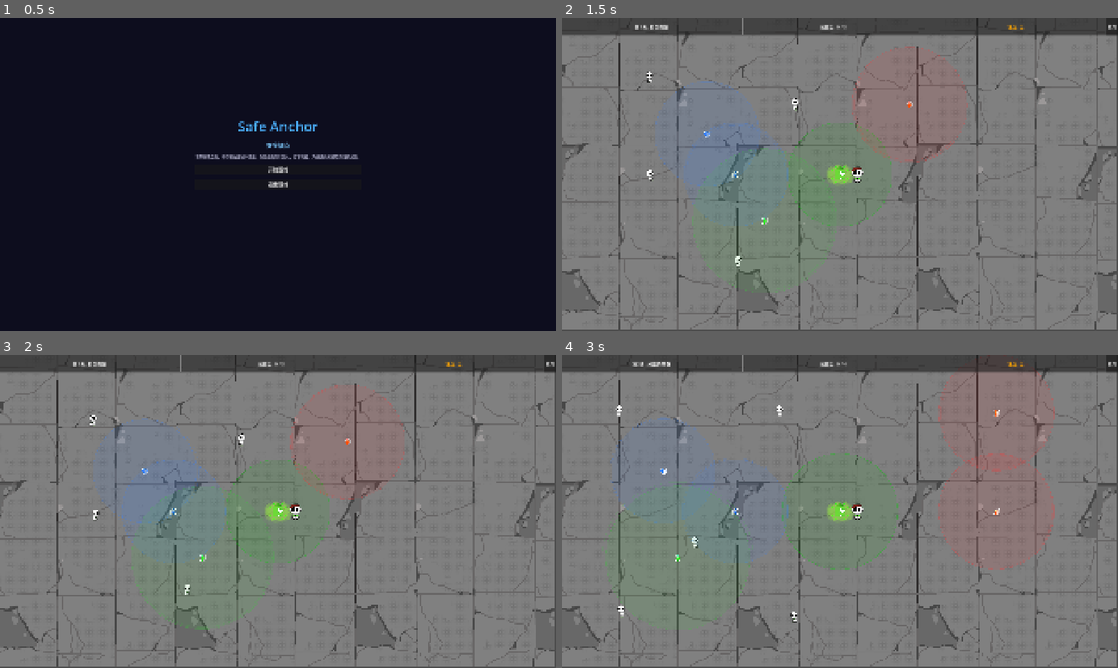
Above: before the commit, frames 1-4 (two rows, left to right).
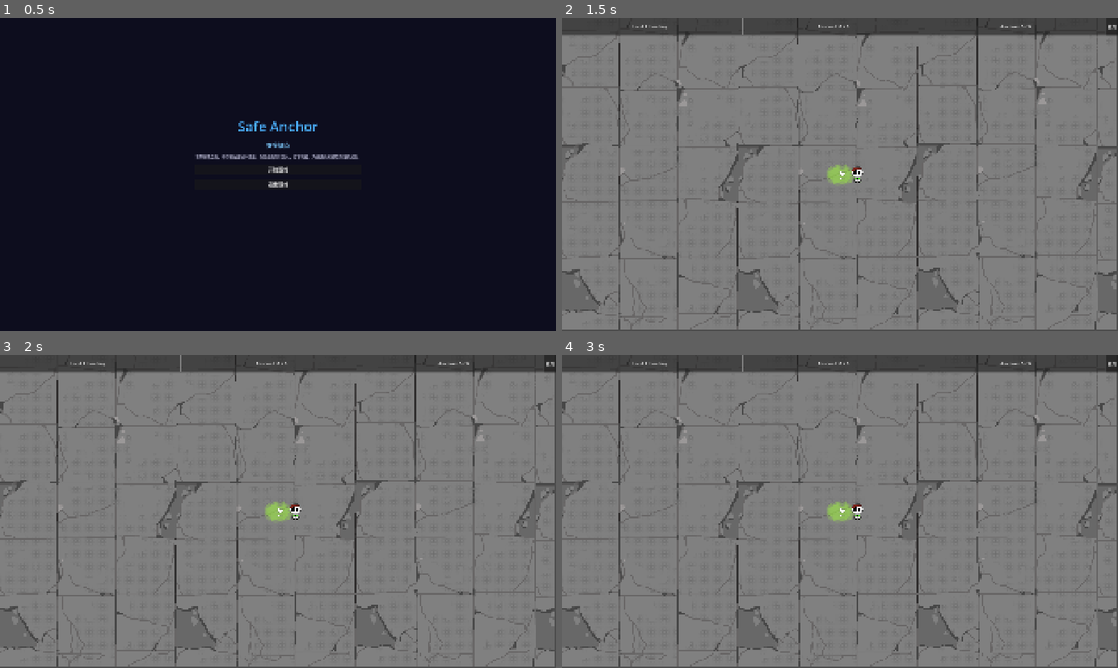
Above: after the commit, the same moments.

Repository: kunk70352-png/Safe-Anchor
Game: Godot game, scene res://src/main/main.tscn
Two runs of this game, one before a commit and one after it. Both use one fixed random seed, a clock stepped at 60 frames per second and the inputs below.
Inputs:
- Up to frame 1 (0.5 s): no input
- Up to frame 2 (1.5 s): click "开始游戏" at 0.5 s; click "第1关: 初次救援 目标: 3人" at 1.25 s
- Up to frame 3 (2 s): no input
- Up to frame 4 (3 s): click "放弃" at 2 s; click "第2关: 分散的羊群 目标: 4人" at 2.75 s

Frame 1 is identical in both runs. In frame 2, 1.5% of the frame differs, in the area x 12-85%, y 2-88%; in frame 3, 1.5%; in frame 4, 1.5%.
Error after the commit: Parse Error: Expected statement, found "Indent" instead. (res://src/refugee/refugee.gd:85)

Commit message:
修复关卡文件缺失字段

Diff:
--- a/src/refugee/refugee.gd
+++ b/src/refugee/refugee.gd
@@ -72,9 +72,17 @@
 			_pick_new_wander_target()
 		return
 
-	if best is SafeHouse:
-		_navigate_to(best)
-		return
+	# 锚点超出徘徊范围则不跟随
+	if best is SafeHouse == false:
+		if best.global_position.distance_to(wander_origin) > wander_range:
+			if state == State.SEEKING and not navigation_agent.is_navigation_finished():
+				return
+			state = State.WANDERING
+			_current_attractor = null
+			_pick_new_wander_target()
+			return
+
+				return
 
 	var sh := _get_safe_house_node()
 	if sh:
